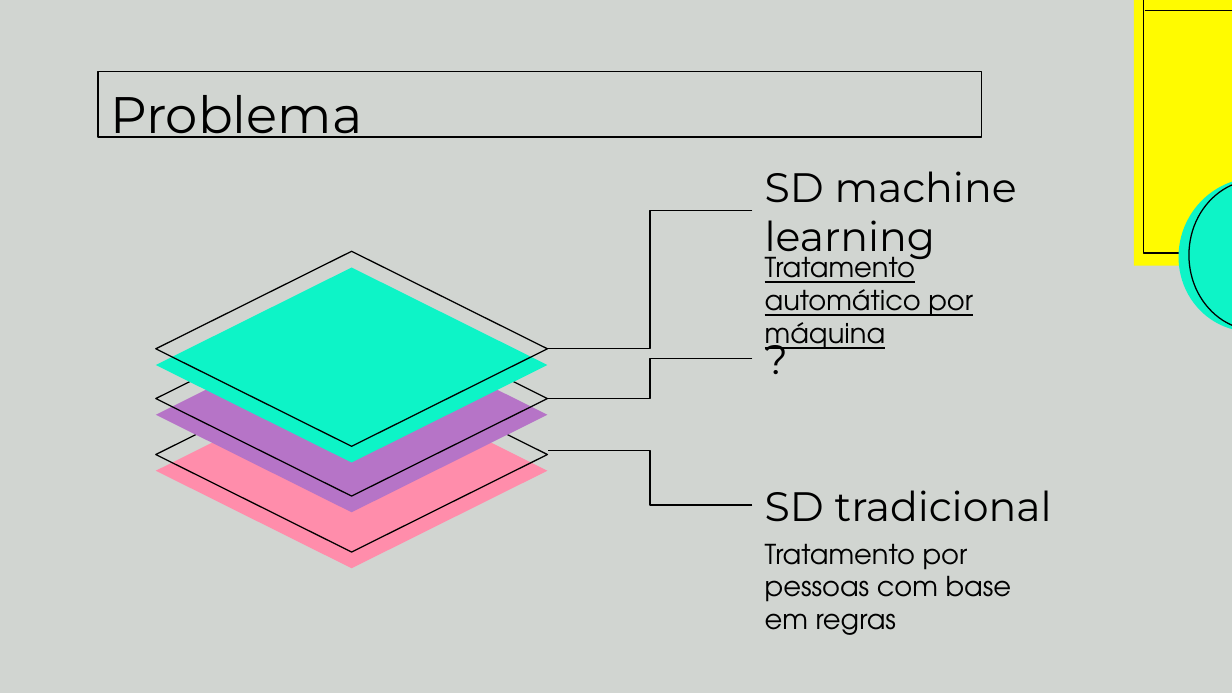
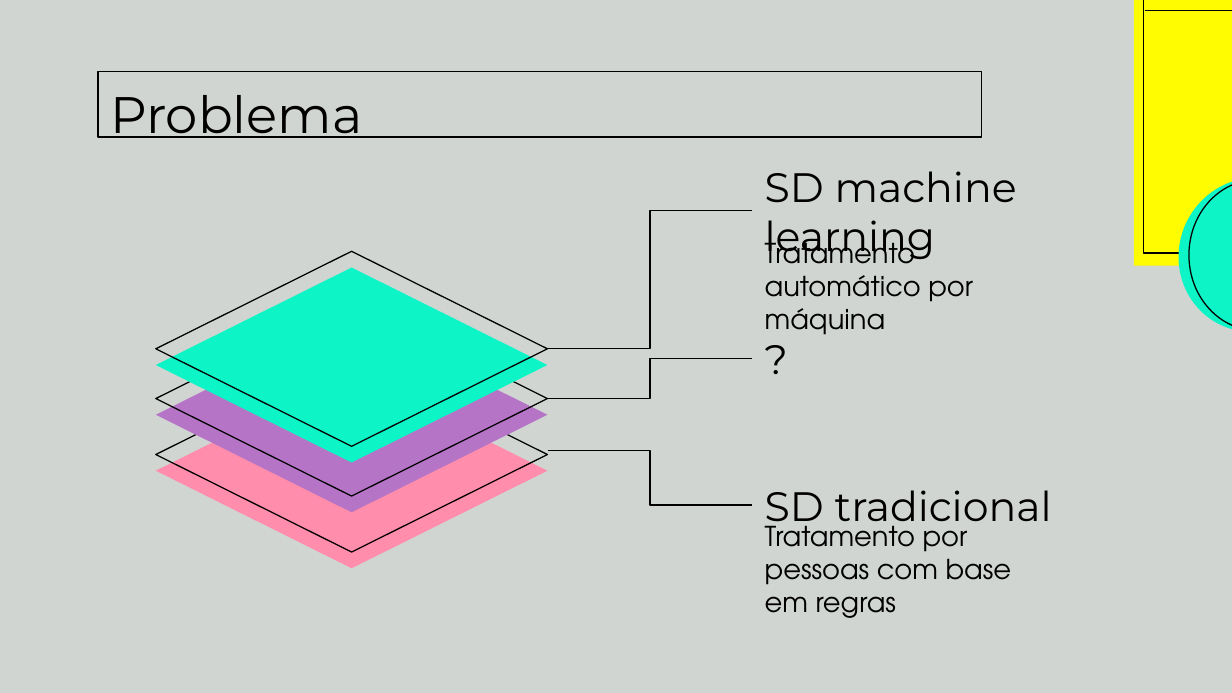
Before and after one commit to jpaulopd/IFB, a slide deck: slide 3 of 202102/ppi2/pitchDeckPpi2.pptx (slide 4 before the commit). Drawn at 1232x693 pixels with LibreOffice and Linux fonts; fonts in the diff are those of the drawing. Boxes give left, top, right and bottom in pixels: in the first picture for what was removed or moved away, otherwise in the second. Text is boxed around its words. In the diff, an @@ line names an element or a change of style, - is before the commit and + after.

```diff
--- a/202102/ppi2/pitchDeckPpi2.pptx
+++ b/202102/ppi2/pitchDeckPpi2.pptx
@@ subtitle "Tratamento automático por máquina": place and size @@
-subtitle "Tratamento automático por máquina" at [765,248,973,356]
+subtitle "Tratamento automático por máquina" at [765,235,973,335]
@@ subtitle "Tratamento automático por máquina" at [765,235,973,335]: underline off @@
@@ subtitle "Tratamento por pessoas com base ..." rewrapped from [765,543,1012,635] to [765,517,1012,618] @@
```
Also in this commit, not shown: 1 slide added, 2 slides removed, 5 other files.
